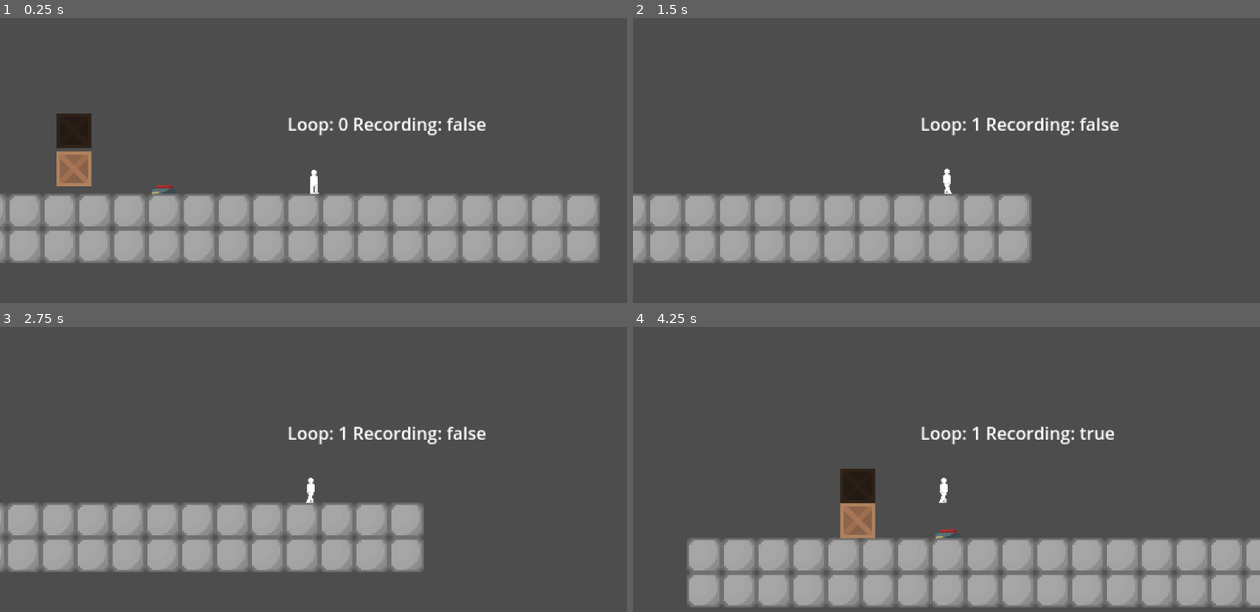
Above: before the commit, frames 1-4 (two rows, left to right).
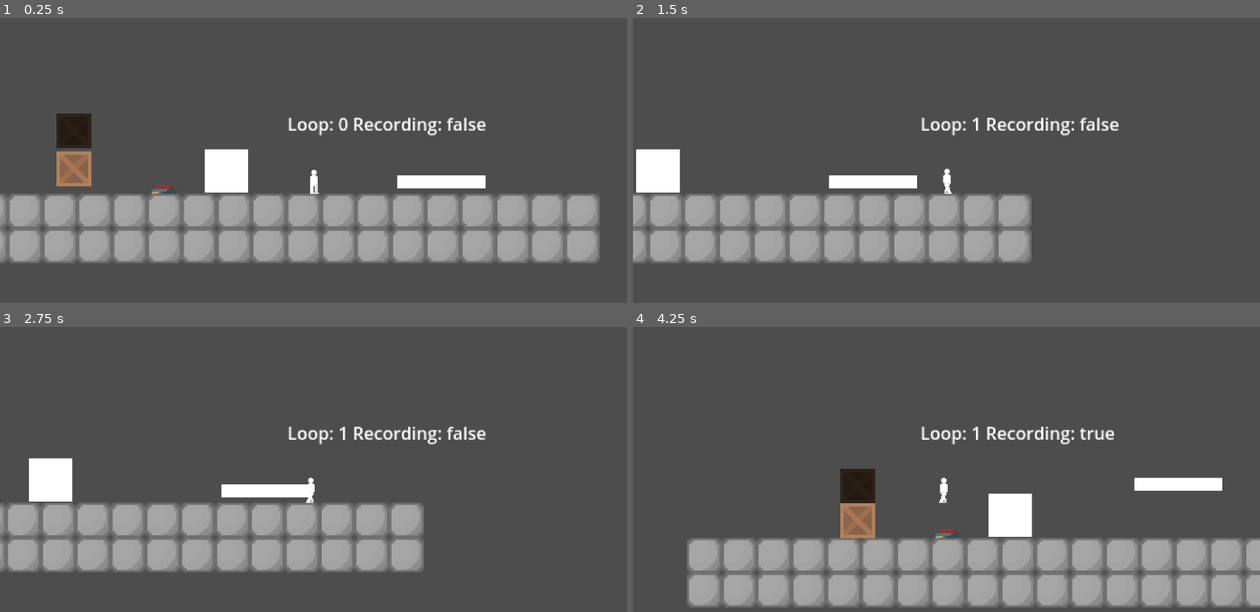
Above: after the commit, the same moments.

Repository: rafesholler/gmtk-2025
Game: Godot game, scene res://test_scene.tscn
The game is run twice, just before and just after one commit, with the same random seed, the same clock (stepped at 60 frames per second) and the same inputs.
Inputs (mouse positions are in pixels of both pictures, inside the frame that each line leads up to):
- Up to frame 1 (0.25 s): no input
- Up to frame 2 (1.5 s): move the mouse to (915, 263) at 0.52 s; hold D (move_right) from 0.53 s (still down); tap F (change_loop) at 0.6 s; tap W (jump) at 0.77 s; move the mouse to (1134, 246) at 1.27 s; tap C (delete_loop) at 1.35 s
- Up to frame 3 (2.75 s): tap W (jump) at 1.52 s; move the mouse to (125, 449) at 2.02 s; release D (move_right) at 2.03 s; hold A (move_left) from 2.03 s (still down); click (125, 449) at 2.1 s
- Up to frame 4 (4.25 s): keep holding A (move_left); move the mouse to (977, 503) at 2.77 s; tap E (pull) at 2.85 s; tap W (jump) at 3.02, 3.77 s; move the mouse to (852, 415) at 3.52 s; tap T (record_with_player) at 3.6 s

The runs differ from the first frame. In frame 1, 1.7% of the frame differs, in the area x 32-78%, y 45-62%; in frame 2, 1.7%; in frame 3, 1.7%; in frame 4, 1.8%, in the area x 56-94%, y 52-74%.

Commit message:
added moving platforms

Diff:
--- a/Objects/Platforms/slide_platform.gd
+++ b/Objects/Platforms/slide_platform.gd
@@ -1,12 +1,23 @@
 extends CharacterBody2D
 
 @export_custom(PROPERTY_HINT_RANGE, "0,500,or_greater") var speed: float = 150
-var active = false
+
+var startpoint: Vector2
+var move_toward_end = false
+
+
+func _ready() -> void:
+	startpoint = global_position
 
 func _physics_process(delta: float) -> void:
-	if active:
+	if move_toward_end:
 		global_position = global_position.move_toward($Endpoint.global_position, speed * delta)
+	else:
+		global_position = global_position.move_toward(startpoint, speed * delta)
+
+func activate() -> void:
+	move_toward_end = true
 
 
-func activate() -> void:
-	active = true
+func deactivate() -> void:
+	move_toward_end = false
--- /dev/null
+++ b/test_scene.gd
@@ -0,0 +1,16 @@
+extends Node2D
+
+
+func _on_button_just_pressed() -> void:
+	$SlidePlatform.activate()
+
+
+func _on_button_just_unpressed() -> void:
+	$SlidePlatform.deactivate()
+
+
+func _on_lever_switched(is_active: bool) -> void:
+	if is_active:
+		$SlidePlatform.activate()
+	else:
+		$SlidePlatform.deactivate()
--- a/test_scene.tscn
+++ b/test_scene.tscn
@@ -1,10 +1,13 @@
-[gd_scene load_steps=8 format=4 uid="uid://dfyylweqwg4ad"]
+[gd_scene load_steps=11 format=4 uid="uid://dfyylweqwg4ad"]
 
+[ext_resource type="Script" uid="uid://b4rsnen1yp0op" path="res://test_scene.gd" id="1_8pr8v"]
 [ext_resource type="PackedScene" uid="uid://cf2nbw1l4orcf" path="res://Player/player.tscn" id="1_uhqqe"]
+[ext_resource type="PackedScene" uid="uid://d2ed68h0eog6" path="res://Objects/Lever/lever.tscn" id="2_buypi"]
 [ext_resource type="PackedScene" uid="uid://d0y011d078tou" path="res://Objects/Box/box.tscn" id="2_ia1lp"]
 [ext_resource type="PackedScene" uid="uid://bjhkesuabemhh" path="res://Objects/Button/button.tscn" id="4_2nij2"]
 [ext_resource type="Texture2D" uid="uid://da50gmsybtgpd" path="res://Environment/big_tile.png" id="4_coq8p"]
 [ext_resource type="PackedScene" uid="uid://ce0fyafaupkhg" path="res://Objects/Box/heavy_box.tscn" id="5_2nij2"]
+[ext_resource type="PackedScene" uid="uid://dfhxr5g4l6gg" path="res://Objects/Platforms/slide_platform.tscn" id="6_7cbxl"]
 
 [sub_resource type="TileSetAtlasSource" id="TileSetAtlasSource_2nij2"]
 texture = ExtResource("4_coq8p")
@@ -18,6 +21,7 @@
 sources/0 = SubResource("TileSetAtlasSource_2nij2")
 
 [node name="TestScene" type="Node2D"]
+script = ExtResource("1_8pr8v")
 
 [node name="TileMapLayer" type="TileMapLayer" parent="."]
 tile_map_data = PackedByteArray("AAAIAAsAAAAAAAAAAAAIAAwAAAAAAAAAAAAJAAsAAAAAAAAAAAAJAAwAAAAAAAAAAAAKAAsAAAAAAAAAAAAKAA …(560 unchanged characters)…
@@ -38,3 +42,22 @@
 
 [node name="Button" parent="." instance=ExtResource("4_2nij2")]
 position = Vector2(496, 352)
+
+[node name="Lever" parent="." instance=ExtResource("2_buypi")]
+position = Vector2(552, 330)
+
+[node name="SlidePlatform" parent="." instance=ExtResource("6_7cbxl")]
+position = Vector2(710, 335)
+
+[node name="Endpoint" parent="SlidePlatform" index="0"]
+position = Vector2(624, 258)
+
+[node name="ColorRect" type="ColorRect" parent="SlidePlatform"]
+offset_right = 81.0
+offset_bottom = 12.0
+
+[connection signal="just_pressed" from="Button" to="." method="_on_button_just_pressed"]
+[connection signal="just_unpressed" from="Button" to="." method="_on_button_just_unpressed"]
+[connection signal="switched" from="Lever" to="." method="_on_lever_switched"]
+
+[editable path="SlidePlatform"]
Not shown, added: test_scene.gd.uid
